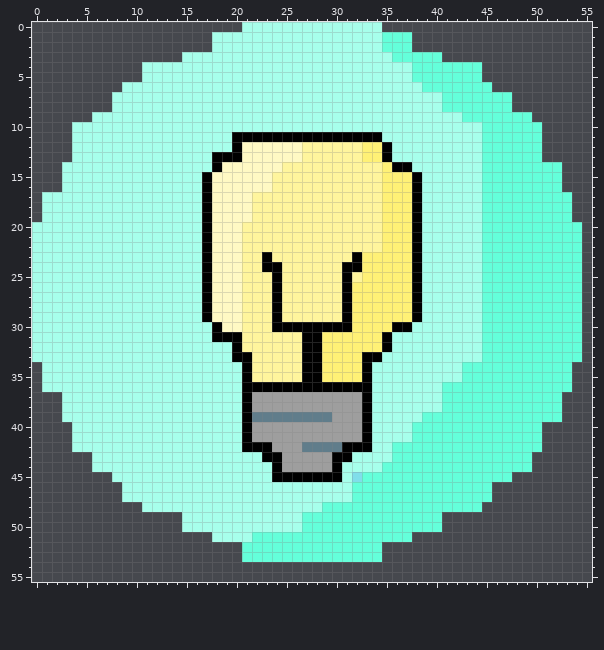
Two states of a pixel-art sprite, src/InBev/resources/map/dicaBtn.png. Above is the file before it was changed.
The file is 56x56 pixels.
New version:
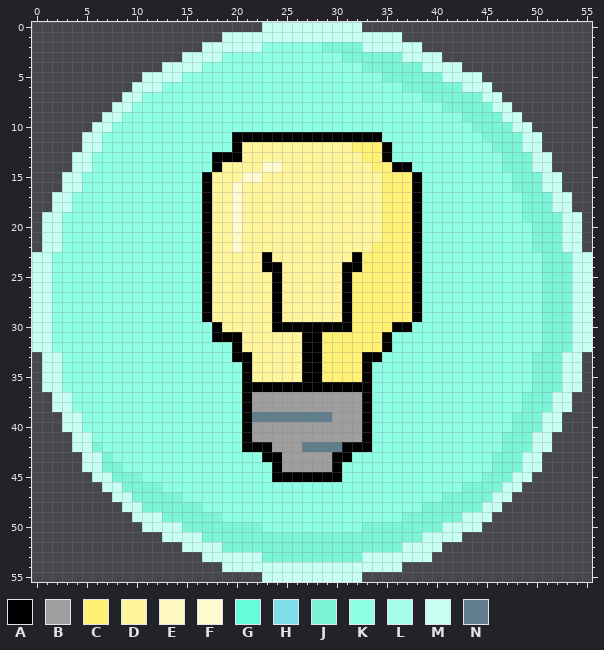
Palette (. is transparent): A #000000  B #9e9e9e  C #fff176  D #fff59d  E #fff9c4  F #fffad0  G #64ffda  H #80deea  J #7bf4d8  K #8effe5  L #a7ffeb  M #c7fff2  N #607d8b
What changed:
Changed rows in their new state; - is an unchanged pixel.
first column x 0:
 0 ---------------------..MMMMMMMMMM..---------------------
 1 ------------------.MMMMMMMMMMMMMMMMMM.------------------
 2 -----------------MMMMMMKKKKKKJJJJMMMMMM-----------------
 3 ---------------MMMMKKKKKKKKKKKKJJJJJJMMMM---------------
 4 -----------..MMMMKKKKKKKKKKKKKKKKJJJJJJMMMM..-----------
 5 -----------MMMMKKKKKKKKKKKKKKKKKKKKJJJJJJMMMM-----------
 6 ---------.MMMKKKKKKKKKKKKKKKKKKKKKKKKJJJJJJMMM----------
 7 --------.MMKKKKKKKKKKKKKKKKKKKKKKKKKKKKJJJJJJMM.--------
 8 --------MMKKKKKKKKKKKKKKKKKKKKKKKKKKKKKKKJJJJJMM--------
 9 ------.MMKKKKKKKKKKKKKKKKKKKKKKKKKKKKKKKKKKJJJJMM.------
10 ----..MMKKKKKKKKKKKKKKKKKKKKKKKKKKKKKKKKKKKKJJJJMM.-----
11 ----.MMKKKKKKKKKKKKK---------------KKKKKKKKKKJJJJMM-----
12 ----.MMKKKKKKKKKKKKK-DDDDDD-----C---KKKKKKKKKKJJJMM-----
13 ----MMKKKKKKKKKKKK---DDDDDD---------KKKKKKKKKKKJJJMM----
14 ---.MMKKKKKKKKKKKK-DDDDFF---------C---KKKKKKKKKJJJMM.---
15 ---MMKKKKKKKKKKKK-DDDFFD---------------KKKKKKKKKJJJMM---
16 ---MMKKKKKKKKKKKK-DDFDDD---------------KKKKKKKKKJJJMM---
17 -.MMKKKKKKKKKKKKK-DDFD-----------------KKKKKKKKKKJJJMM--
18 -.MMKKKKKKKKKKKKK-DDFD-----------------KKKKKKKKKKJJJMM--
19 -MMKKKKKKKKKKKKKK-DDFD-----------------KKKKKKKKKKJJJJMM-
20 .MMKKKKKKKKKKKKKK-DDF------------------KKKKKKKKKKKJJJMM-
21 .MMKKKKKKKKKKKKKK-DD-------------------KKKKKKKKKKKJJJMM-
22 .MMKKKKKKKKKKKKKK-DDF-------------C----KKKKKKKKKKKJJJMM-
23 MMKKKKKKKKKKKKKKK-DDD------------------KKKKKKKKKKKKJJJMM
24 MMKKKKKKKKKKKKKKK-DDD------------------KKKKKKKKKKKKJJJMM
25 MMKKKKKKKKKKKKKKK-DDD-----------C------KKKKKKKKKKKKJJJMM
26 MMKKKKKKKKKKKKKKK-DDD------------------KKKKKKKKKKKKJJJMM
27 MMKKKKKKKKKKKKKKK-DDD------------------KKKKKKKKKKKKJJJMM
28 MMKKKKKKKKKKKKKKK-DDD------------------KKKKKKKKKKKKJJJMM
29 MMKKKKKKKKKKKKKKK-DDD------------------KKKKKKKKKKKKJJJMM
30 MMKKKKKKKKKKKKKKKK-DD-----------------KKKKKKKKKKKKKJJJMM
31 MMKKKKKKKKKKKKKKKK------------------KKKKKKKKKKKKKKKJJJMM
32 MMKKKKKKKKKKKKKKKKKK----------------KKKKKKKKKKKKKKKJJJMM
33 .MMKKKKKKKKKKKKKKKKK---------------KKKKKKKKKKKKKKKJJJMM-
34 -MMKKKKKKKKKKKKKKKKKK-------------KKKKKKKKKKKKKKKKJJJMM-
35 -MMKKKKKKKKKKKKKKKKKK-------------KKKKKKKKKKKKKKKKJJJMM-
36 -MMKKKKKKKKKKKKKKKKKK-------------KKKKKKKKKKKKKKKKJJJMM-
37 --MMKKKKKKKKKKKKKKKKK-------------KKKKKKKKKKKKKKKJJJMM--
38 --MMKKKKKKKKKKKKKKKKK-------------KKKKKKKKKKKKKKKJJJMM--
39 ---MMKKKKKKKKKKKKKKKK-------------KKKKKKKKKKKKKKJJJMM---
40 ---MMKKKKKKKKKKKKKKKK-------------KKKKKKKKKKKKKKJJJMM---
41 ----MMKKKKKKKKKKKKKKK-------------KKKKKKKKKKKKKJJJMM----
42 ----MMJKKKKKKKKKKKKKK-------------KKKKKKKKKKKKKJJJMM----
43 -----MMJKKKKKKKKKKKKKKK---------KKKKKKKKKKKKKKJJJMM-----
44 -----MMJJKKKKKKKKKKKKKKK-------KKKKKKKKKKKKKKKJJJMM-----
45 ------MMJJJKKKKKKKKKKKKK-------KKKKKKKKKKKKKKJJJMM------
46 -------MMJJJJKKKKKKKKKKKKKKKKKKKKKKKKKKKKKKJJJJMM-------
47 --------MMJJJJJKKKKKKKKKKKKKKKKKKKKKKKKKKJJJJJMM--------
48 ---------MMJJJJJJKKKKKKKKKKKKKKKKKKKKKKJJJJJJMM---------
49 ----------MMMJJJJJJKKKKKKKKKKKKKKKKKKJJJJJJMMM----------
50 -----------MMMMJJJJJJJJKKKKKKKKKKJJJJJJJJMMMM-----------
51 -------------MMMMJJJJJJJJJJJJJJJJJJJJJJMMMM-------------
52 ---------------MMMMJJJJJJJJJJJJJJJJJJMMMM---------------
53 -----------------MMMMMMJJJJJJJJJJMMMMMMM----------------
54 -------------------MMMMMMMMMMMMMMMMMM-------------------
55 -----------------------MMMMMMMMMM-----------------------
Where, in picture pixels (left, top, right, bottom), the same in both pictures:
changed: (32, 22, 592, 582)
